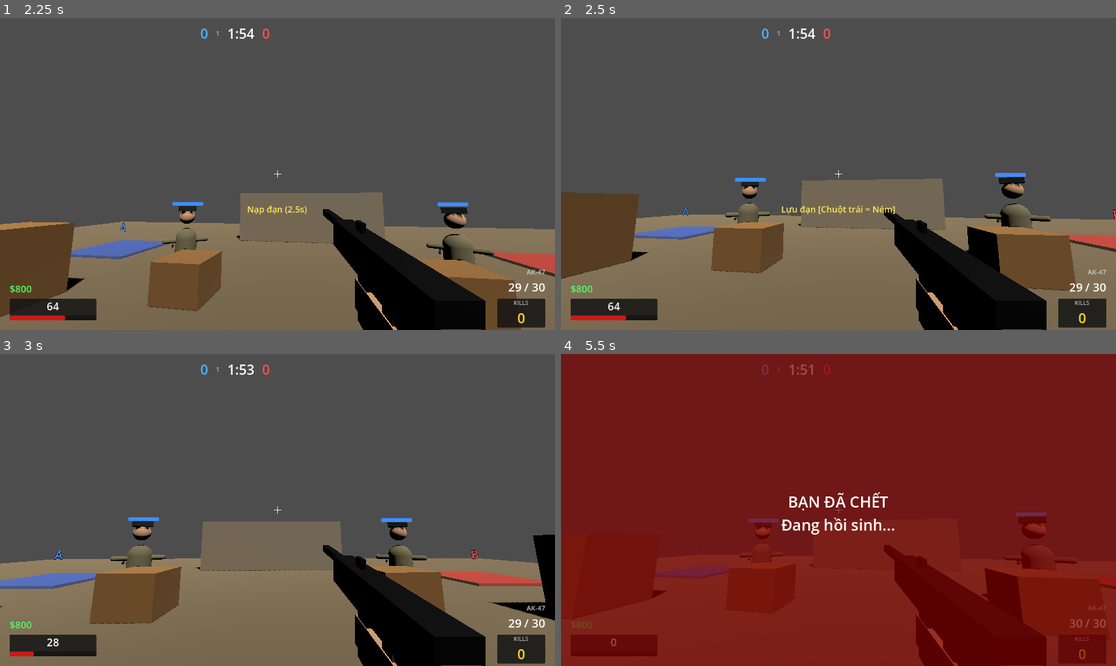
Above: before the commit, frames 1-4 (two rows, left to right).
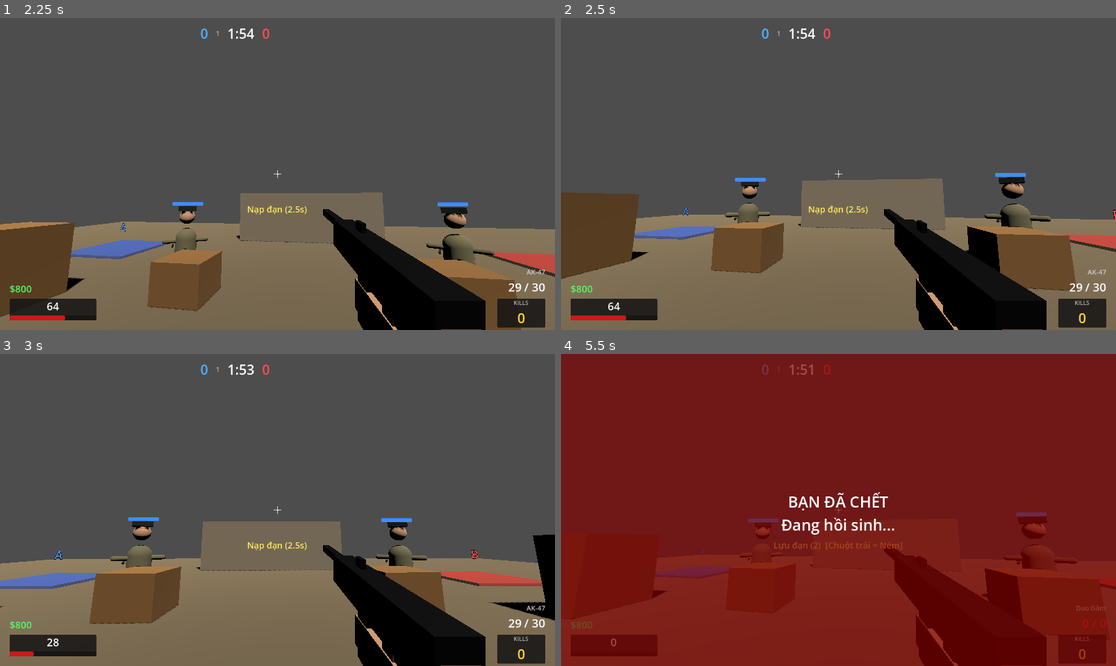
Above: after the commit, the same moments.

Repository: DamThuanHung/vietnamchien
Game: Godot game, scene res://scenes/main_menu.tscn
The game is run twice, just before and just after one commit, with the same random seed, the same clock (stepped at 60 frames per second) and the same inputs.
Inputs (mouse positions are in pixels of both pictures, inside the frame that each line leads up to):
- Up to frame 1 (2.25 s): click "CHƠI NGAY" at 0.5 s; tap Enter at 1.25 s; move the mouse to (305, 174) at 1.27 s; press the mouse at (305, 174) at 1.28 s; tap Space (jump) at 1.52 s; tap R (nap_dan) at 1.55, 2.1 s; move the mouse to (249, 174) at 2.02 s; release the mouse at (249, 174) at 2.03 s
- Up to frame 2 (2.5 s): tap Space (jump) at 2.27 s; tap G (nem_luu_dan, bound only before the commit) at 2.3 s
- Up to frame 3 (3 s): move the mouse to (288, 503) at 2.77 s; hold G (nem_luu_dan, bound only before the commit) from 2.78 s (still down)
- Up to frame 4 (5.5 s): tap 1 (chon_slot_1, bound only after the commit) at 3.05, 3.6 s; tap Space (jump) at 3.5, 3.77, 4.52, 5.27 s; move the mouse to (832, 516) at 3.52 s; release G (nem_luu_dan, bound only before the commit) at 3.53 s; tap 2 (chon_slot_2, bound only after the commit) at 3.8 s; move the mouse to (877, 513) at 4.27 s; hold 2 (chon_slot_2, bound only after the commit) 4.28-5.03 s; tap 3 (chon_slot_3, bound only after the commit) at 4.55, 5.1 s; move the mouse to (794, 506) at 5.02 s; tap 4 (chon_slot_4, bound only after the commit) at 5.3 s

Frame 1 is identical in both runs. In frame 2, 0.3% of the frame differs, in the area x 39-61%, y 60-64%; in frame 3, 0.1%; in frame 4, 0.3%.

Commit message:
feat: he thong slot vu khi 1/2/3/4 + Q chuyen nhanh, ho tro can chien, doi go bom F->E
- player.gd: kho 4 slot (chinh/luc/can_chien/luu_dan), mac dinh slot 3 = dao gam
- player.gd: phim 1-4 chon slot, Q chuyen nhanh ve slot truoc do (kieu CS:GO)
- player.gd: mua sung -> tu chuyen slot tuong ung; ne hu lu dan -> tang so luong
- gun.gd: vu khi can_chien khong tru dan, khong nap, khong recoil, khong muzzle flash
- gun.gd: can_chien dung tam_tan_cong (~2m) thay vi tam_ban (~100m)
- project.godot: bo nem_luu_dan(G), them chon_slot_1..4 + chuyen_nhanh(Q)
- project.godot: dat_bom F -> E
- CLAUDE.md: cap nhat bang INPUT MAPPING khop voi input map moi

Diff:
--- a/project.godot
+++ b/project.godot
@@ -79,17 +79,37 @@
 }
 dat_bom={
 "deadzone": 0.5,
-"events": [Object(InputEventKey,"resource_local_to_scene":fa …(140 unchanged characters)… d":false,"keycode":0,"physical_keycode":70,"key_label":0,"unicode":102,"location":0,"echo":false,"script":null)
-]
-}
-nem_luu_dan={
-"deadzone": 0.5,
-"events": [Object(InputEventKey,"resource_local_to_scene":false,"resource_name":"","device":-1,"window_id":0,"alt_pressed":false,"shift_pressed":false,"ctrl_pressed":false,"meta_pressed":false,"pressed":false,"keycode":0,"physical_keycode":71,"key_label":0,"unicode":103,"location":0,"echo":false,"script":null)
+"events": [Object(InputEventKey,"resource_local_to_scene":fa …(140 unchanged characters)… d":false,"keycode":0,"physical_keycode":69,"key_label":0,"unicode":101,"location":0,"echo":false,"script":null)
 ]
 }
 mo_bang_diem={
 "deadzone": 0.5,
 "events": [Object(InputEventKey,"resource_local_to_scene":false,"resource_name":"","device":-1,"window_id":0,"alt_press …(195 unchanged characters)…
+]
+}
+chon_slot_1={
+"deadzone": 0.5,
+"events": [Object(InputEventKey,"resource_local_to_scene":false,"resource_name":"","device":-1,"window_id":0,"alt_pressed":false,"shift_pressed":false,"ctrl_pressed":false,"meta_pressed":false,"pressed":false,"keycode":0,"physical_keycode":49,"key_label":0,"unicode":49,"location":0,"echo":false,"script":null)
+]
+}
+chon_slot_2={
+"deadzone": 0.5,
+"events": [Object(InputEventKey,"resource_local_to_scene":false,"resource_name":"","device":-1,"window_id":0,"alt_pressed":false,"shift_pressed":false,"ctrl_pressed":false,"meta_pressed":false,"pressed":false,"keycode":0,"physical_keycode":50,"key_label":0,"unicode":50,"location":0,"echo":false,"script":null)
+]
+}
+chon_slot_3={
+"deadzone": 0.5,
+"events": [Object(InputEventKey,"resource_local_to_scene":false,"resource_name":"","device":-1,"window_id":0,"alt_pressed":false,"shift_pressed":false,"ctrl_pressed":false,"meta_pressed":false,"pressed":false,"keycode":0,"physical_keycode":51,"key_label":0,"unicode":51,"location":0,"echo":false,"script":null)
+]
+}
+chon_slot_4={
+"deadzone": 0.5,
+"events": [Object(InputEventKey,"resource_local_to_scene":false,"resource_name":"","device":-1,"window_id":0,"alt_pressed":false,"shift_pressed":false,"ctrl_pressed":false,"meta_pressed":false,"pressed":false,"keycode":0,"physical_keycode":52,"key_label":0,"unicode":52,"location":0,"echo":false,"script":null)
+]
+}
+chuyen_nhanh={
+"deadzone": 0.5,
+"events": [Object(InputEventKey,"resource_local_to_scene":false,"resource_name":"","device":-1,"window_id":0,"alt_pressed":false,"shift_pressed":false,"ctrl_pressed":false,"meta_pressed":false,"pressed":false,"keycode":0,"physical_keycode":81,"key_label":0,"unicode":113,"location":0,"echo":false,"script":null)
 ]
 }
 
--- a/scripts/gun.gd
+++ b/scripts/gun.gd
@@ -63,12 +63,16 @@
 
 func trang_bi_sung(data: Dictionary):
 	sat_thuong = data["sat_thuong"]
-	tam_ban = data.get("tam_ban", 100.0)
+	loai_sung = data.get("loai", "sung_truong")
+	# Cận chiến dùng tam_tan_cong, súng dùng tam_ban
+	if loai_sung == "can_chien":
+		tam_ban = data.get("tam_tan_cong", 1.8)
+	else:
+		tam_ban = data.get("tam_ban", 100.0)
 	toc_do_ban = data.get("toc_do_ban", 0.1)
 	dan_toi_da = data.get("dan_trong_bang", 30)
 	dan_hien_tai = dan_toi_da
 	ten_sung = data["ten"]
-	loai_sung = data.get("loai", "sung_truong")
 	thoi_gian_nap = data.get("thoi_gian_nap", 2.5)
 	toc_do_ads = data.get("toc_do_ngam", 0.22)
 	do_zoom_ads = data.get("do_zoom_ngam", 62.0)
@@ -119,15 +123,15 @@
 		return
 	# Bắn
 	if event.is_action_pressed("ban") and co_the_ban and not dang_nap:
-		if dan_hien_tai > 0:
+		if loai_sung == "can_chien" or dan_hien_tai > 0:
 			ban()
 		else:
 			_tu_dong_nap()
 	if event.is_action_released("ban"):
 		so_phat_lien_tiep = 0
 
-	# Nạp đạn
-	if event.is_action_pressed("nap_dan") and not dang_nap:
+	# Nạp đạn (cận chiến không nạp được)
+	if event.is_action_pressed("nap_dan") and not dang_nap and loai_sung != "can_chien":
 		if dan_hien_tai < dan_toi_da:
 			nap_dan()
 
@@ -139,13 +143,15 @@
 
 func ban():
 	co_the_ban = false
-	dan_hien_tai -= 1
+	if loai_sung != "can_chien":
+		dan_hien_tai -= 1
+		muzzle_flash.flash()
 	so_phat_lien_tiep += 1
-	muzzle_flash.flash()
 	if stream_ban:
 		am_thanh_ban_player.pitch_scale = randf_range(0.95, 1.05)
 		am_thanh_ban_player.play()
-	_ap_dung_recoil()
+	if loai_sung != "can_chien":
+		_ap_dung_recoil()
 	_cap_nhat_hud_dan()
 
 	var hud = player.get_node_or_null("HUD")
@@ -177,7 +183,8 @@
 					if ten_dich == null or ten_dich == "":
 						ten_dich = ket_qua.collider.name
 					hud.them_kill(ten_dich, loai_sung)
-		tao_hieu_ung_trung_dan(ket_qua.position, ket_qua.normal)
+		if loai_sung != "can_chien":
+			tao_hieu_ung_trung_dan(ket_qua.position, ket_qua.normal)
 
 	await get_tree().create_timer(toc_do_ban).timeout
 	co_the_ban = true
--- a/scripts/player.gd
+++ b/scripts/player.gd
@@ -19,6 +19,11 @@
 const KHOANG_CACH_BUOC_CHAY = 1.6
 const KHOANG_CACH_BUOC_DI = 2.2
 
+const SLOT_CHINH = 1
+const SLOT_LUC = 2
+const SLOT_CAN_CHIEN = 3
+const SLOT_LUU_DAN = 4
+
 var camera: Camera3D
 var dang_ngoi = false
 var dang_co_bom = true
@@ -26,6 +31,10 @@
 var dang_cam_luu_dan = false
 var bom_gan: Node3D = null
 var so_luu_dan = 2
+
+var kho_vu_khi: Dictionary = {SLOT_CHINH: null, SLOT_LUC: null, SLOT_CAN_CHIEN: null, SLOT_LUU_DAN: null}
+var slot_dang_cam: int = SLOT_CHINH
+var slot_truoc_do: int = SLOT_CAN_CHIEN
 
 var streams_buoc_chan: Array = []
 var am_thanh_buoc_chan: AudioStreamPlayer
@@ -52,11 +61,14 @@
 
 func _ket_noi_he_thong():
 	var buy_menu = $BuyMenu
-	var gun = $Camera3D/Gun
 	var economy = $Economy
 	var weapon_data = load("res://scripts/weapon_data.gd").new()
 
-	gun.trang_bi_sung(weapon_data.SUNG["ak47"])
+	# Khởi tạo kho: slot 3 luôn có dao găm, slot 1 mặc định AK-47
+	kho_vu_khi[SLOT_CAN_CHIEN] = weapon_data.SUNG["dao_gam"]
+	kho_vu_khi[SLOT_CHINH] = weapon_data.SUNG["ak47"]
+	slot_dang_cam = SLOT_CHINH
+	$Camera3D/Gun.trang_bi_sung(kho_vu_khi[SLOT_CHINH])
 
 	economy.tien_thay_doi.connect(func(so_tien):
 		buy_menu.tien_hien_tai = so_tien
@@ -70,13 +82,49 @@
 		var data = weapon_data.SUNG[ma_sung]
 		economy.tru_tien(data["gia"])
 		buy_menu.tien_hien_tai = economy.tien
-		gun.trang_bi_sung(data)
+		var slot = _slot_cua_loai(data.get("loai", ""))
+		if slot == SLOT_LUU_DAN:
+			so_luu_dan += 1
+			$HUD.hien_thong_bao_nhanh("Lựu đạn (%d)  [4 = cầm, Chuột trái = Ném]" % so_luu_dan)
+		else:
+			kho_vu_khi[slot] = data
+			chuyen_slot(slot)
 	)
 
 	$HUD.on_kill.connect(func(loai_vu_khi):
 		var thuong = economy.them_tien("kill_" + loai_vu_khi)
 		$HUD.hien_thuong_tien(thuong)
 	)
+
+func _slot_cua_loai(loai: String) -> int:
+	match loai:
+		"sung_luc":  return SLOT_LUC
+		"can_chien": return SLOT_CAN_CHIEN
+		"luu_dan":   return SLOT_LUU_DAN
+		_:           return SLOT_CHINH
+
+func chuyen_slot(slot_moi: int):
+	if slot_moi == slot_dang_cam:
+		return
+	if not kho_vu_khi.has(slot_moi):
+		return
+	if slot_moi == SLOT_LUU_DAN:
+		if so_luu_dan <= 0:
+			$HUD.hien_thong_bao_nhanh("Hết lựu đạn!")
+			return
+		slot_truoc_do = slot_dang_cam
+		slot_dang_cam = SLOT_LUU_DAN
+		dang_cam_luu_dan = true
+		$HUD.hien_thong_bao_nhanh("Lựu đạn (%d)  [Chuột trái = Ném]" % so_luu_dan)
+		return
+	var data = kho_vu_khi[slot_moi]
+	if data == null:
+		$HUD.hien_thong_bao_nhanh("Slot %d trống" % slot_moi)
+		return
+	slot_truoc_do = slot_dang_cam
+	slot_dang_cam = slot_moi
+	dang_cam_luu_dan = false
+	$Camera3D/Gun.trang_bi_sung(data)
 
 func _input(event):
 	if event.is_action_pressed("ui_cancel"):
@@ -131,8 +179,17 @@
 		if bom_gan != null and is_instance_valid(bom_gan):
 			bom_gan.dung_go()
 
-	if event.is_action_pressed("nem_luu_dan"):
-		_toggle_cam_luu_dan()
+	# Phím chuyển slot vũ khí (CS:GO style)
+	if event.is_action_pressed("chon_slot_1"):
+		chuyen_slot(SLOT_CHINH)
+	if event.is_action_pressed("chon_slot_2"):
+		chuyen_slot(SLOT_LUC)
+	if event.is_action_pressed("chon_slot_3"):
+		chuyen_slot(SLOT_CAN_CHIEN)
+	if event.is_action_pressed("chon_slot_4"):
+		chuyen_slot(SLOT_LUU_DAN)
+	if event.is_action_pressed("chuyen_nhanh"):
+		chuyen_slot(slot_truoc_do)
 
 	if event.is_action_pressed("ban") and dang_cam_luu_dan:
 		_nem_luu_dan()
@@ -221,7 +278,7 @@
 			break
 
 	if bom_gan != null and not dang_co_bom:
-		$HUD.set_hint("[F] Gỡ bom")
+		$HUD.set_hint("[E] Gỡ bom")
 	else:
 		$HUD.set_hint("")
 
@@ -241,17 +298,7 @@
 	get_tree().current_scene.add_child(bom)
 	bom.global_position = global_position + Vector3(0, -0.5, 0)
 	dang_co_bom = false
-	$HUD.hien_thong_bao_nhanh("Đã đặt bom! [F = Gỡ]")
-
-func _toggle_cam_luu_dan():
-	if so_luu_dan <= 0:
-		$HUD.hien_thong_bao_nhanh("Hết lựu đạn!")
-		return
-	dang_cam_luu_dan = not dang_cam_luu_dan
-	if dang_cam_luu_dan:
-		$HUD.hien_thong_bao_nhanh("Lựu đạn [Chuột trái = Ném]")
-	else:
-		$HUD.hien_thong_bao_nhanh("")
+	$HUD.hien_thong_bao_nhanh("Đã đặt bom! [E = Gỡ]")
 
 func _nem_luu_dan():
 	dang_cam_luu_dan = false
@@ -263,3 +310,9 @@
 	var huong = -camera.global_transform.basis.z
 	luu_dan.nem(huong)
 	$HUD.hien_thong_bao_nhanh("Lựu đạn (%d còn lại)" % so_luu_dan)
+	# Tự chuyển về slot trước khi ném xong
+	if so_luu_dan > 0:
+		# Vẫn còn lựu đạn — giữ slot 4
+		pass
+	else:
+		chuyen_slot(slot_truoc_do)
Not shown, changed: CLAUDE.md
